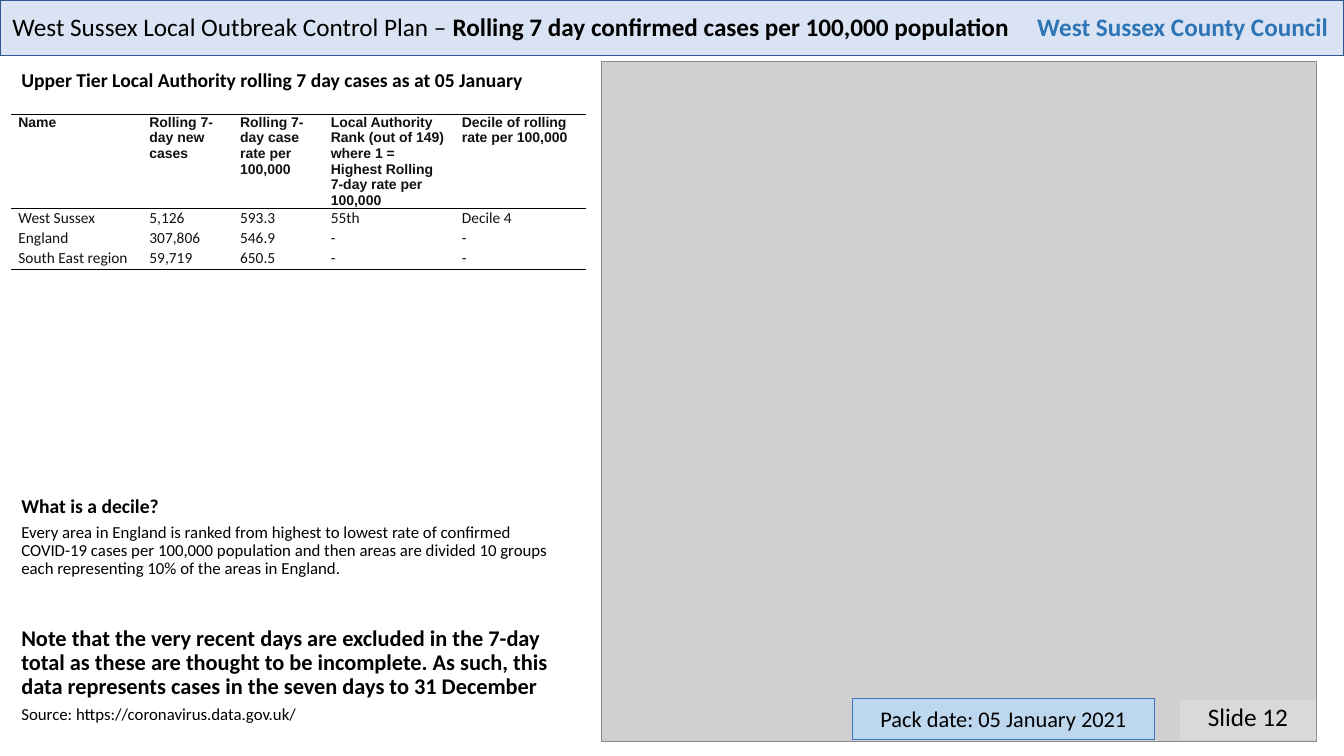
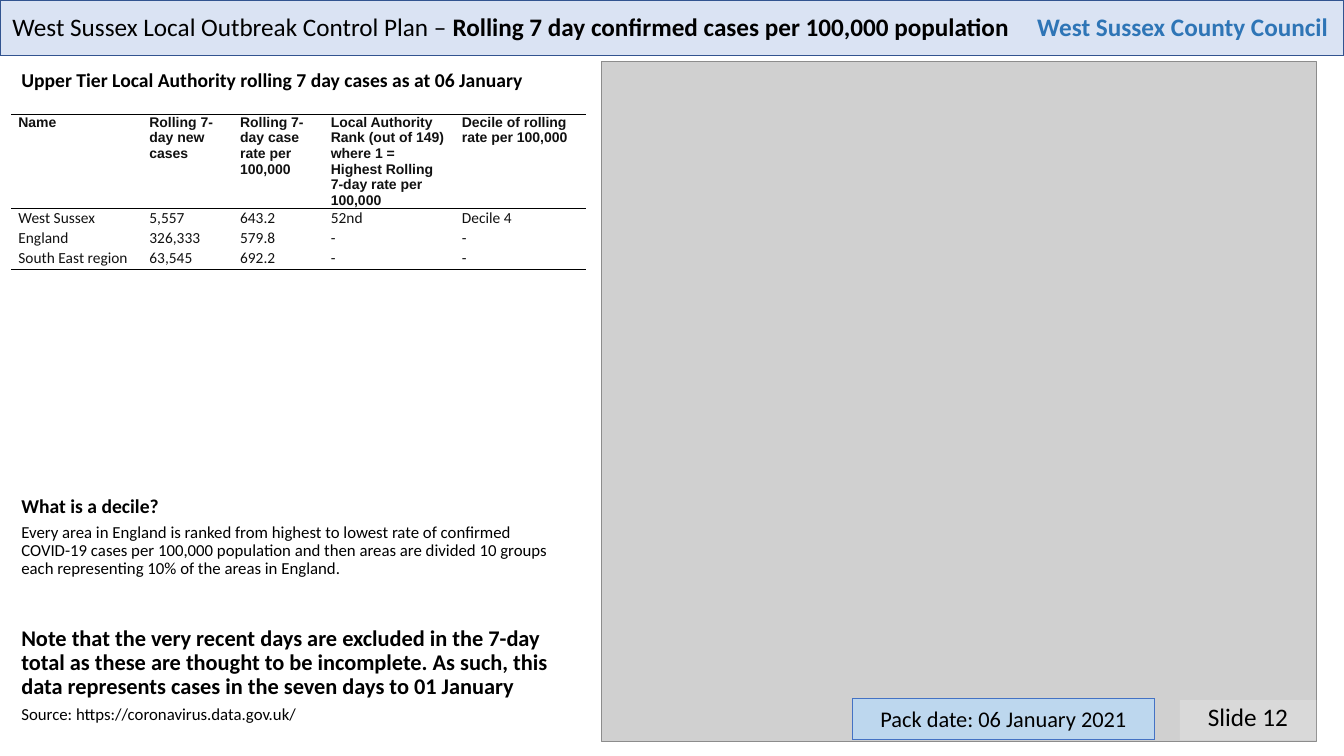
Before and after one commit to psychty/wsx_covid_datapack_public, a slide deck: slide 12 of Latest_West_Sussex_C19_slide_deck.pptx. Drawn at 1344x756 pixels with LibreOffice and Linux fonts; fonts in the diff are those of the drawing; grey boxes stand for pictures. Boxes give left, top, right and bottom in pixels: in the first picture for what was removed or moved away, otherwise in the second. Text is boxed around its words. In the diff, an @@ line names an element or a change of style, - is before the commit and + after.

```diff
--- a/Latest_West_Sussex_C19_slide_deck.pptx
+++ b/Latest_West_Sussex_C19_slide_deck.pptx
@@ text at bbox=[21, 73, 522, 91]: text changed @@
-Upper Tier Local Authority rolling 7 day cases as at 05 January
+Upper Tier Local Authority rolling 7 day cases as at 06 January
@@ table at bbox=[11, 115, 586, 394] @@
-row 2: West Sussex | 5,126 | 593.3 | 55th | Decile 4
+row 2: West Sussex | 5,557 | 643.2 | 52nd | Decile 4
-row 3, column 2: 307,806
+row 3, column 2: 326,333
-row 3, column 3: 546.9
+row 3, column 3: 579.8
-row 4, column 2: 59,719
+row 4, column 2: 63,545
-row 4, column 3: 650.5
+row 4, column 3: 692.2
@@ text at bbox=[21, 630, 547, 698]: text changed @@
-Note that the very recent days are excluded in the 7-day total as these are thought to be incomplete. As such, this data represents cases in the seven days to 31 December
+Note that the very recent days are excluded in the 7-day total as these are thought to be incomplete. As such, this data represents cases in the seven days to 01 January
@@ text in rectangle at bbox=[880, 711, 1126, 731]: text changed @@
-Pack date: 05 January 2021
+Pack date: 06 January 2021
```
Also in this commit, not shown: 21 other slides changed, 47 other files.
